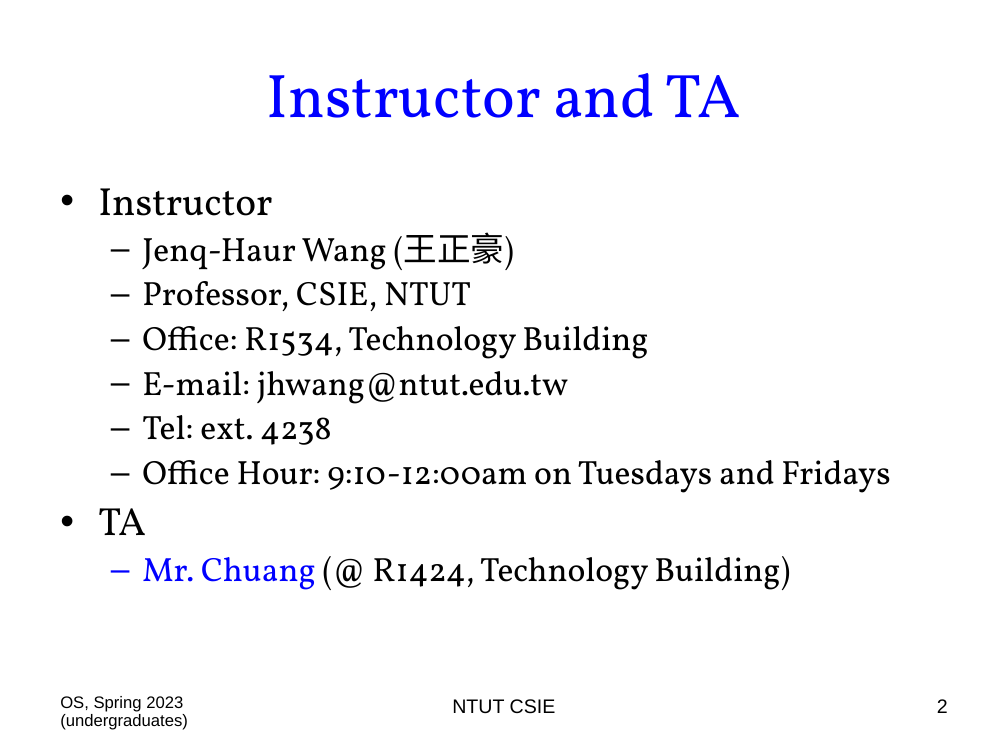
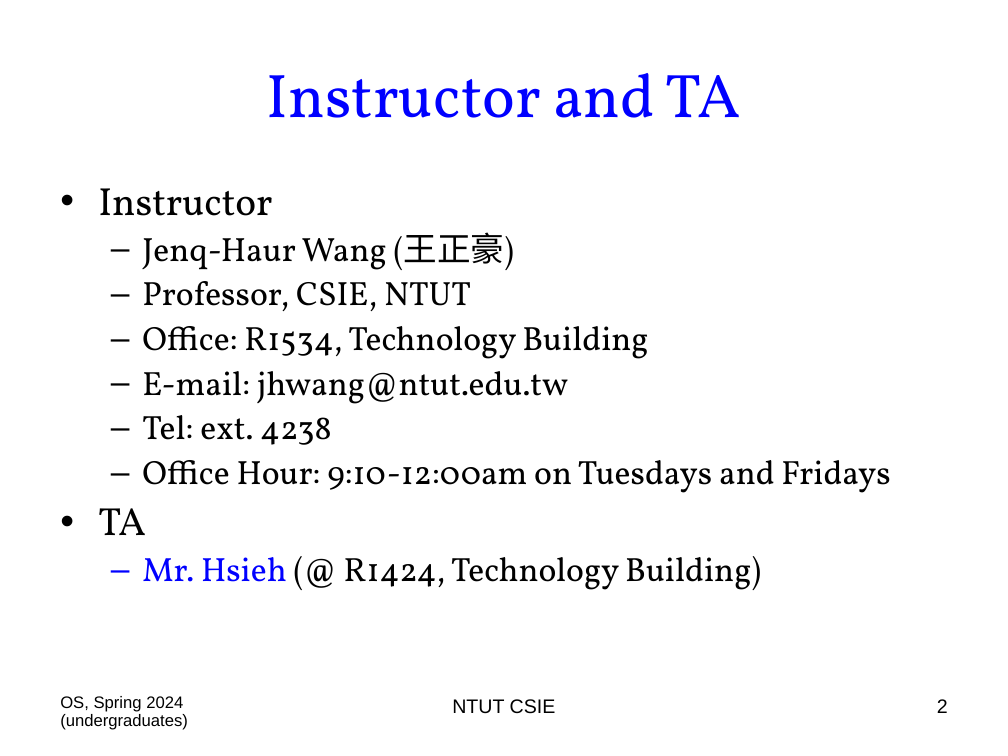
Before and after one commit to chriswjh/chriswjh.github.io, a slide deck: slide 2 of OSu/00-Overview.ppt. Drawn at 1008x756 pixels with LibreOffice and Linux fonts; fonts in the diff are those of the drawing. Boxes give left, top, right and bottom in pixels: in the first picture for what was removed or moved away, otherwise in the second. Text is boxed around its words. In the diff, an @@ line names an element or a change of style, - is before the commit and + after.

```diff
--- a/OSu/00-Overview.ppt
+++ b/OSu/00-Overview.ppt
@@ text at (142, 556, 761, 590): text changed @@
-  – Mr. Chuang (@ R1424, Technology Building)
+  – Mr. Hsieh (@ R1424, Technology Building)
@@ text at (60, 696, 188, 730): text changed @@
-OS, Spring 2023 (undergraduates)
+OS, Spring 2024 (undergraduates)
```
Also in this commit, not shown: 23 other slides changed, 1 slide removed.
